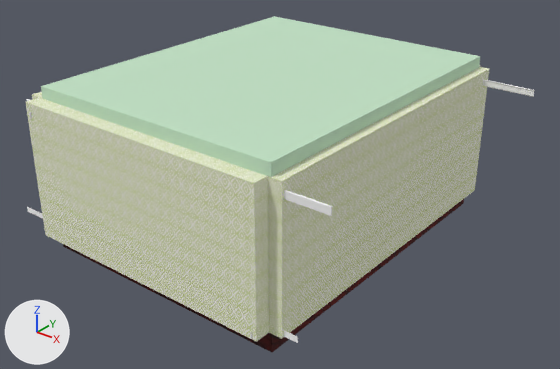
One commit to the OBJ model main/resources/models/room.obj: the scene before it, then after it.
Before and after are seen from a 50 mm lens placed at (185.3, -176.7, 138.3), pointed at (8.6, 44.1, 1.4). The axes (+X, +Y, +Z) are drawn at lower left. The lights are the same throughout. Where no turn or scale is listed for an object, it has been applied to the vertices.

Script lines for the objects in view, before the commit:
```python
me_room = bpy.data.meshes.new('room')
me_room.from_pydata(...)  # 352 vertices, 592 faces; spans x -76.0..82.0, y -26.0..120.0, z -21.0..47.0
# faces by material slot: [12, 12, 528, 40]
me_room.materials.append(mat_lambert6sg)  # light grey #c2e2c5
me_room.materials.append(mat_lambert2sg)  # picture img_wood_jpg
me_room.materials.append(mat_lambert5sg)  # white #ffffff
me_room.materials.append(mat_lambert4sg)  # picture img_wallpaper_jpg
ob_room = bpy.data.objects.new('room', me_room)
ob_room.location = (0.0, 0.0, 0.0)
```
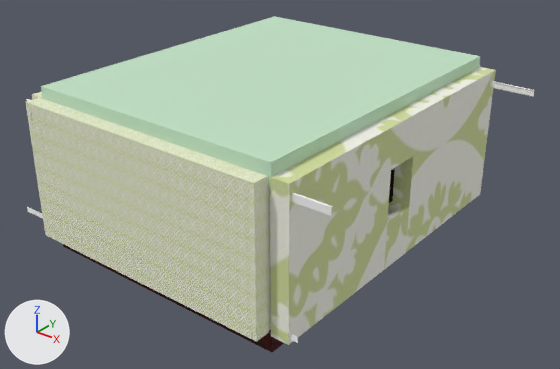
Commit message: Added window

Location of each change, (x1, y1, x2, y2) in pixels of the pictures (560 x 369 px):
part 1 of me_room, rebuilt
    before: (268, 67, 489, 339)
    after: (270, 67, 496, 345)

What the commit changed:
me_room is used by ob_room; location (0.0, 0.0, 0.0).
me_room had 352 vertices, 592 faces and spanned x -76.0..82.0, y -26.0..120.0, z -21.0..47.0.
me_room now has 376 vertices, 619 faces and spans x -76.0..82.0, y -26.0..120.0, z -21.0..47.0.
me_room part 1: the loose piece of 8 vertices spanning x 53.0..60.0, y -19.0..117.0, z -13.0..42.0 is rebuilt with 32 vertices and now spans x 56.0..63.0, y -19.0..117.0, z -15.0..42.0.
